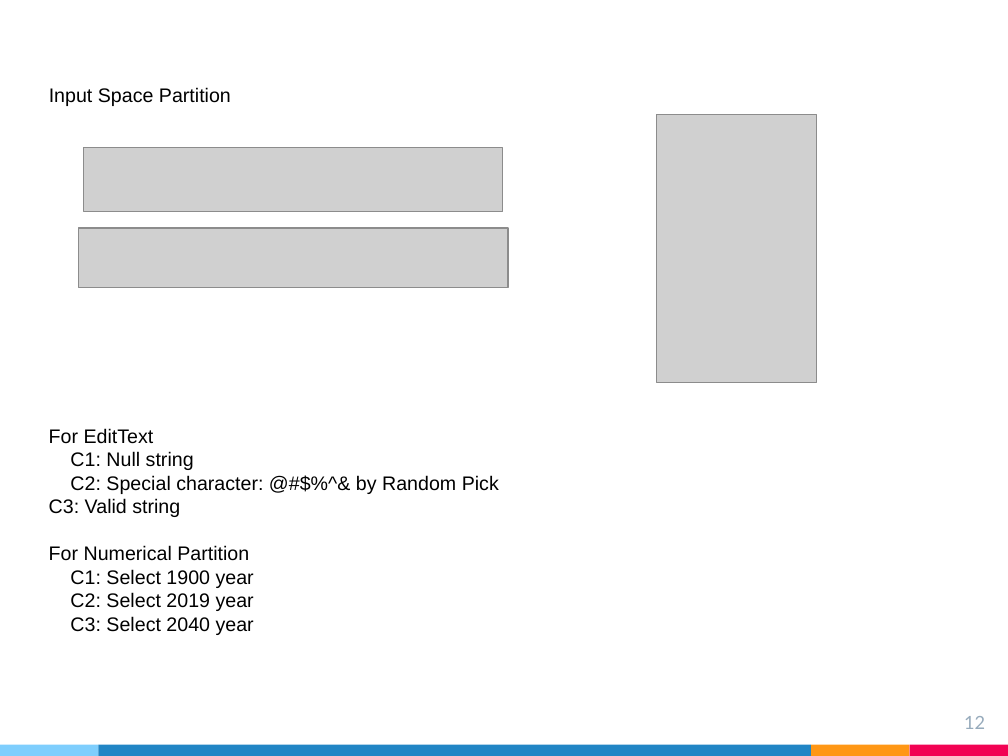
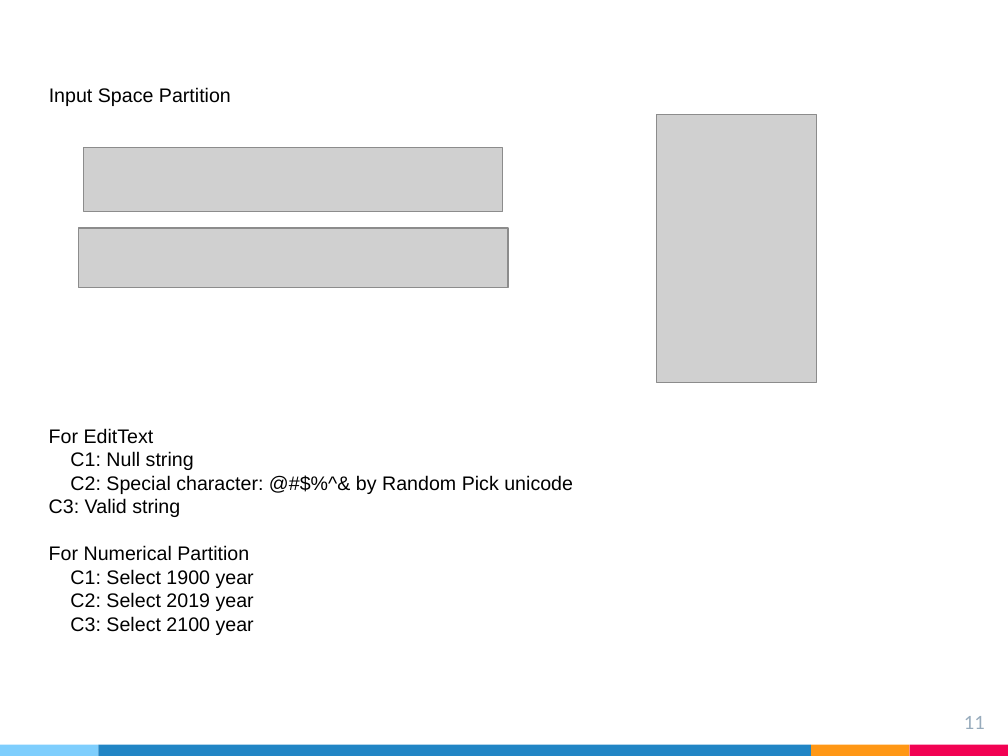
Before and after one commit to likesm0887/STV-Project, a slide deck: slide 11 of Document/軟體測試期末簡報.pptx (slide 12 before the commit). Drawn at 1008x756 pixels with LibreOffice and Linux fonts; fonts in the diff are those of the drawing; grey boxes stand for pictures. Boxes give left, top, right and bottom in pixels: in the first picture for what was removed or moved away, otherwise in the second. Text is boxed around its words. In the diff, an @@ line names an element or a change of style, - is before the commit and + after.

```diff
--- a/Document/軟體測試期末簡報.pptx
+++ b/Document/軟體測試期末簡報.pptx
@@ text at (70,475,573,494): text changed @@
-    C2: Special character: @#$%^& by Random Pick
+    C2: Special character: @#$%^& by Random Pick unicode
@@ text at (70,616,254,635): text changed @@
-C3: Select 2040 year
+C3: Select 2100 year
@@ page number at (964,716,985,729): text changed @@
-12
+11
```
Also in this commit, not shown: 13 other slides changed, 7 slides added, 4 slides removed, 6 other files.
